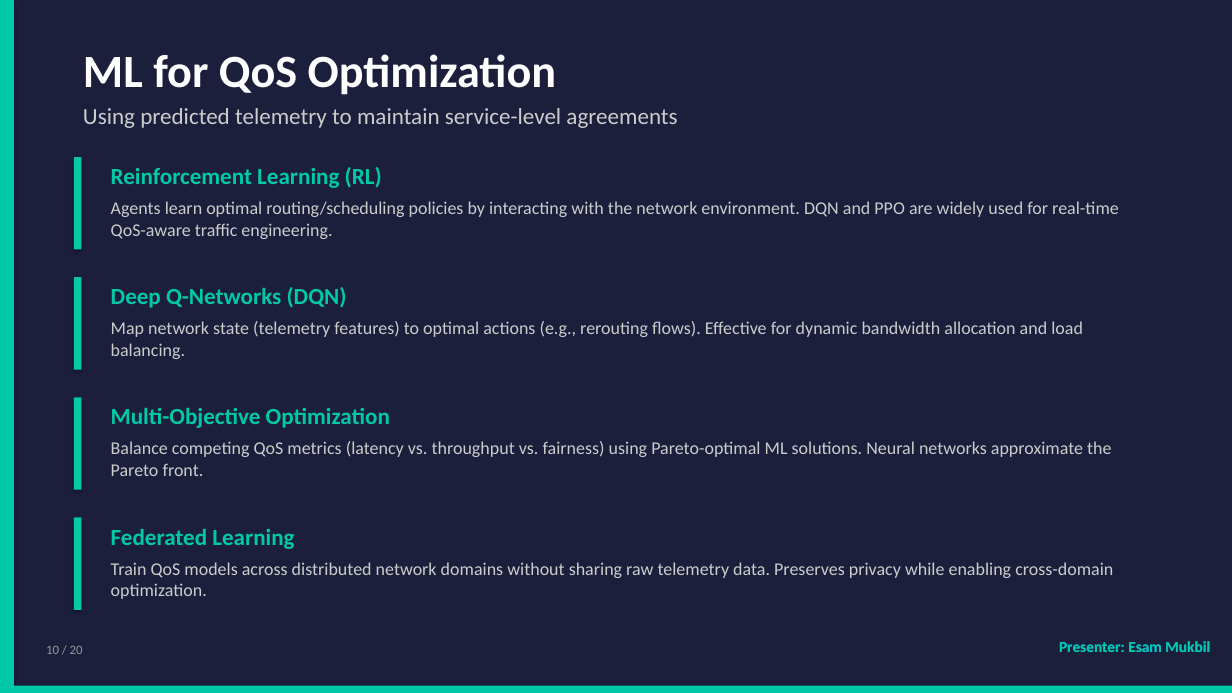
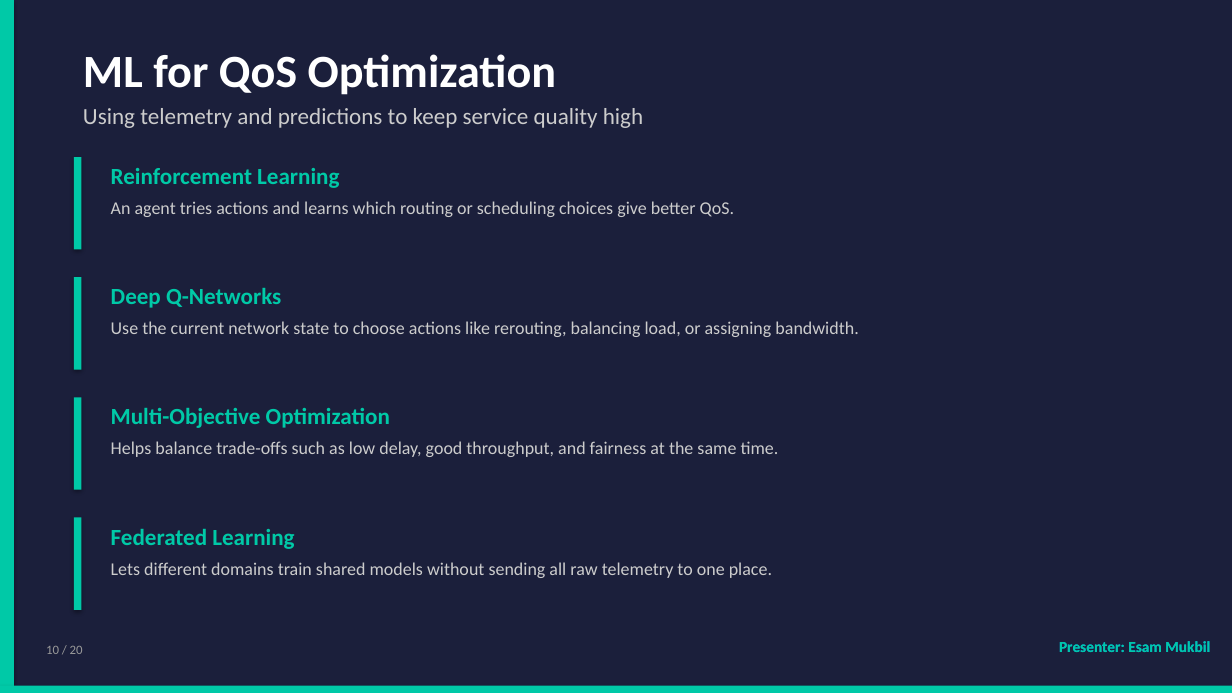
Before and after one commit to dkabduli/NET3006-Project, a slide deck: slide 10 of NET3006A-ML-Network-Telemetry/presentation/NET3006A_ML_Network_Telemetry_Presentation.pptx. Drawn at 1232x693 pixels with LibreOffice and Linux fonts; fonts in the diff are those of the drawing. Boxes give left, top, right and bottom in pixels: in the first picture for what was removed or moved away, otherwise in the second. Text is boxed around its words. In the diff, an @@ line names an element or a change of style, - is before the commit and + after.

```diff
--- a/NET3006A-ML-Network-Telemetry/presentation/NET3006A_ML_Network_Telemetry_Presentation.pptx
+++ b/NET3006A-ML-Network-Telemetry/presentation/NET3006A_ML_Network_Telemetry_Presentation.pptx
@@ text at (83,108,643,128): text changed @@
-Using predicted telemetry to maintain service-level agreements
+Using telemetry and predictions to keep service quality high
@@ text at (111,168,339,188): text changed @@
-Reinforcement Learning (RL)
+Reinforcement Learning
@@ text at (111,201,734,217): text changed @@
-Agents learn optimal routing/scheduling policies by interacting with the network environment. DQN and PPO are widely used for real-time QoS-aware traffic engineering.
+An agent tries actions and learns which routing or scheduling choices give better QoS.
@@ text at (111,288,281,308): text changed @@
-Deep Q-Networks (DQN)
+Deep Q-Networks
@@ text at (111,321,858,337): text changed @@
-Map network state (telemetry features) to optimal actions (e.g., rerouting flows). Effective for dynamic bandwidth allocation and load balancing.
+Use the current network state to choose actions like rerouting, balancing load, or assigning bandwidth.
@@ text at (111,441,779,457): text changed @@
-Balance competing QoS metrics (latency vs. throughput vs. fairness) using Pareto-optimal ML solutions. Neural networks approximate the Pareto front.
+Helps balance trade-offs such as low delay, good throughput, and fairness at the same time.
@@ text at (111,562,772,578): text changed @@
-Train QoS models across distributed network domains without sharing raw telemetry data. Preserves privacy while enabling cross-domain optimization.
+Lets different domains train shared models without sending all raw telemetry to one place.
```
Also in this commit, not shown: 7 other slides changed, 7 slides added, 7 slides removed, 2 other files.
